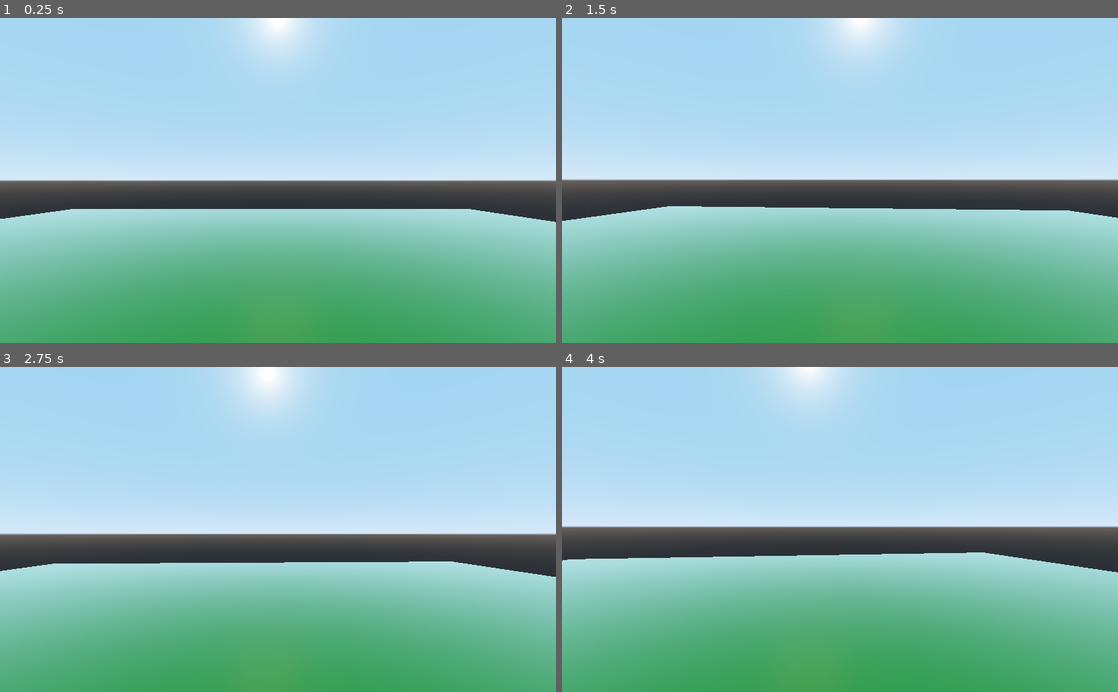
Above: before the commit, frames 1-4 (two rows, left to right).
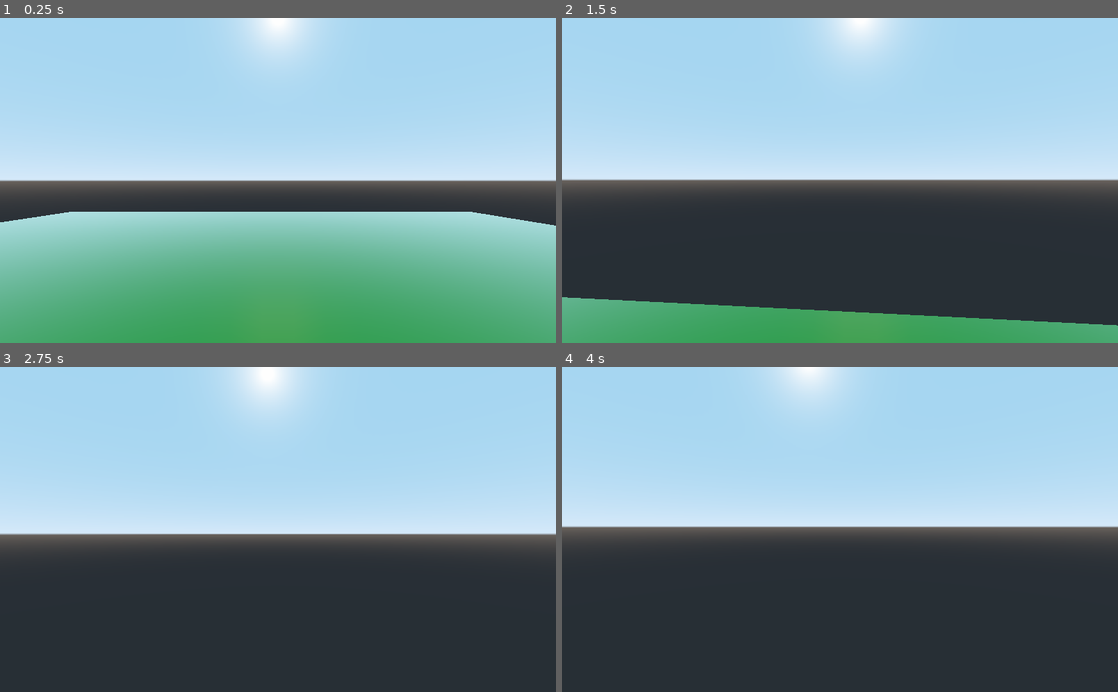
Above: after the commit, the same moments.

Repository: Pixeliceous/Sandboxy
Game: Godot game, scene res://Scenes/Room.tscn
The game is run twice, just before and just after one commit, with the same random seed, the same clock (stepped at 60 frames per second) and the same inputs.
Inputs (mouse positions are in pixels of both pictures, inside the frame that each line leads up to):
- Up to frame 1 (0.25 s): no input
- Up to frame 2 (1.5 s): tap Enter at 0.5 s; move the mouse to (867, 180) at 0.52 s; hold W (moveForward, bound only after the commit) from 0.53 s (still down); tap Space (jump, bound only after the commit) at 0.6, 0.77, 1.07, 1.35 s; move the mouse to (812, 180) at 1.27 s
- Up to frame 3 (2.75 s): keep holding W (moveForward, bound only after the commit); tap Space (jump, bound only after the commit) at 1.52, 1.82, 2, 2.1 s; move the mouse to (289, 523) at 2.02 s
- Up to frame 4 (4 s): keep holding W (moveForward, bound only after the commit); tap Enter at 2.75 s; move the mouse to (834, 536) at 2.77 s; tap Space (jump, bound only after the commit) at 2.85, 3.02, 3.32, 3.5, 3.6, 3.77 s; move the mouse to (878, 532) at 3.52 s

The runs differ from the first frame. In frame 1, 0.9% of the frame differs, in the area x 0-100%, y 58-64%; in frame 2, 31%; in frame 3, 39%; in frame 4, 41%, in the area x 0-100%, y 57-100%.

Commit message:
Player object moves on X/Z plane and can jump.

Diff:
--- a/source/Scripts/Player.gd
+++ b/source/Scripts/Player.gd
@@ -1,6 +1,6 @@
 extends KinematicBody
 
-var speed = 10
+var speed = 40
 var gravity = 9.8
 var jump = 7
 var cameraAcceleration = 50
@@ -17,7 +17,7 @@
 
 func _ready() -> void:
 	Input.set_mouse_mode(Input.MOUSE_MODE_CAPTURED)
-
+	pass
 
 func _input(event: InputEvent) -> void:
 	if event is InputEventMouseMotion:
@@ -25,3 +25,27 @@
 		head.rotate_x(deg2rad(-event.relative.y * sense))
 
 		head.rotation.x = clamp(head.rotation.x, deg2rad(-90), deg2rad(90))
+	pass
+
+func _physics_process(delta: float) -> void:
+	direction = Vector3.ZERO
+	var horizontalRot = global_transform.basis.get_euler().y
+	var forwardInput = Input.get_action_strength("moveBack") - Input.get_action_strength("moveForward")
+	var horizontalInput = Input.get_action_strength("moveRight") - Input.get_action_strength("moveLeft")
+	direction = Vector3(horizontalInput, 0, forwardInput).rotated(Vector3.UP,horizontalRot).normalized()
+
+	if is_on_floor():
+		snap = -get_floor_normal()
+		gravityVector = Vector3.ZERO
+	else:
+		snap = Vector3.DOWN
+		gravityVector += Vector3.DOWN * gravity * delta
+
+	if Input.is_action_just_pressed("jump") and is_on_floor():
+		snap = Vector3.ZERO
+		gravityVector = Vector3.UP * jump
+
+	vel = vel.linear_interpolate(direction * speed, delta)
+	movement = vel + gravityVector
+
+	move_and_slide_with_snap(movement, snap, Vector3.UP)
--- a/source/project.godot
+++ b/source/project.godot
@@ -22,6 +22,34 @@
 
 common/drop_mouse_on_gui_input_disabled=true
 
+[input]
+
+moveForward={
+"deadzone": 0.5,
+"events": [ Object(InputEventKey,"resource_local_to_scene":false,"resource_name":"","device":0,"alt":false,"shift":false,"control":false,"meta":false,"command":false,"pressed":false,"scancode":87,"physical_scancode":0,"unicode":0,"echo":false,"script":null)
+ ]
+}
+moveBack={
+"deadzone": 0.5,
+"events": [ Object(InputEventKey,"resource_local_to_scene":false,"resource_name":"","device":0,"alt":false,"shift":false,"control":false,"meta":false,"command":false,"pressed":false,"scancode":83,"physical_scancode":0,"unicode":0,"echo":false,"script":null)
+ ]
+}
+moveLeft={
+"deadzone": 0.5,
+"events": [ Object(InputEventKey,"resource_local_to_scene":false,"resource_name":"","device":0,"alt":false,"shift":false,"control":false,"meta":false,"command":false,"pressed":false,"scancode":65,"physical_scancode":0,"unicode":0,"echo":false,"script":null)
+ ]
+}
+moveRight={
+"deadzone": 0.5,
+"events": [ Object(InputEventKey,"resource_local_to_scene":false,"resource_name":"","device":0,"alt":false,"shift":false,"control":false,"meta":false,"command":false,"pressed":false,"scancode":68,"physical_scancode":0,"unicode":0,"echo":false,"script":null)
+ ]
+}
+jump={
+"deadzone": 0.5,
+"events": [ Object(InputEventKey,"resource_local_to_scene":false,"resource_name":"","device":0,"alt":false,"shift":false,"control":false,"meta":false,"command":false,"pressed":false,"scancode":32,"physical_scancode":0,"unicode":0,"echo":false,"script":null)
+ ]
+}
+
 [physics]
 
 common/enable_pause_aware_picking=true
